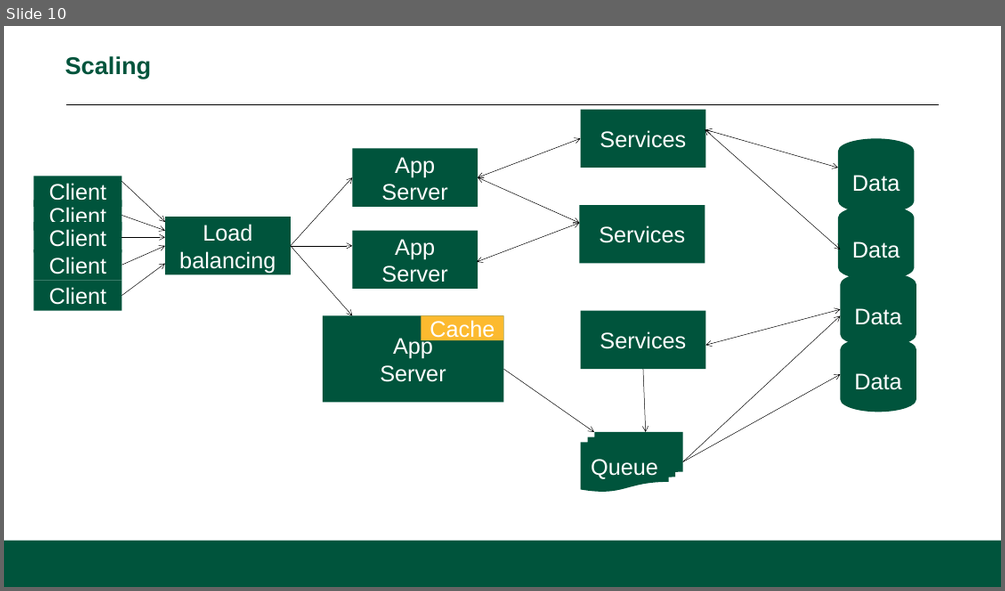
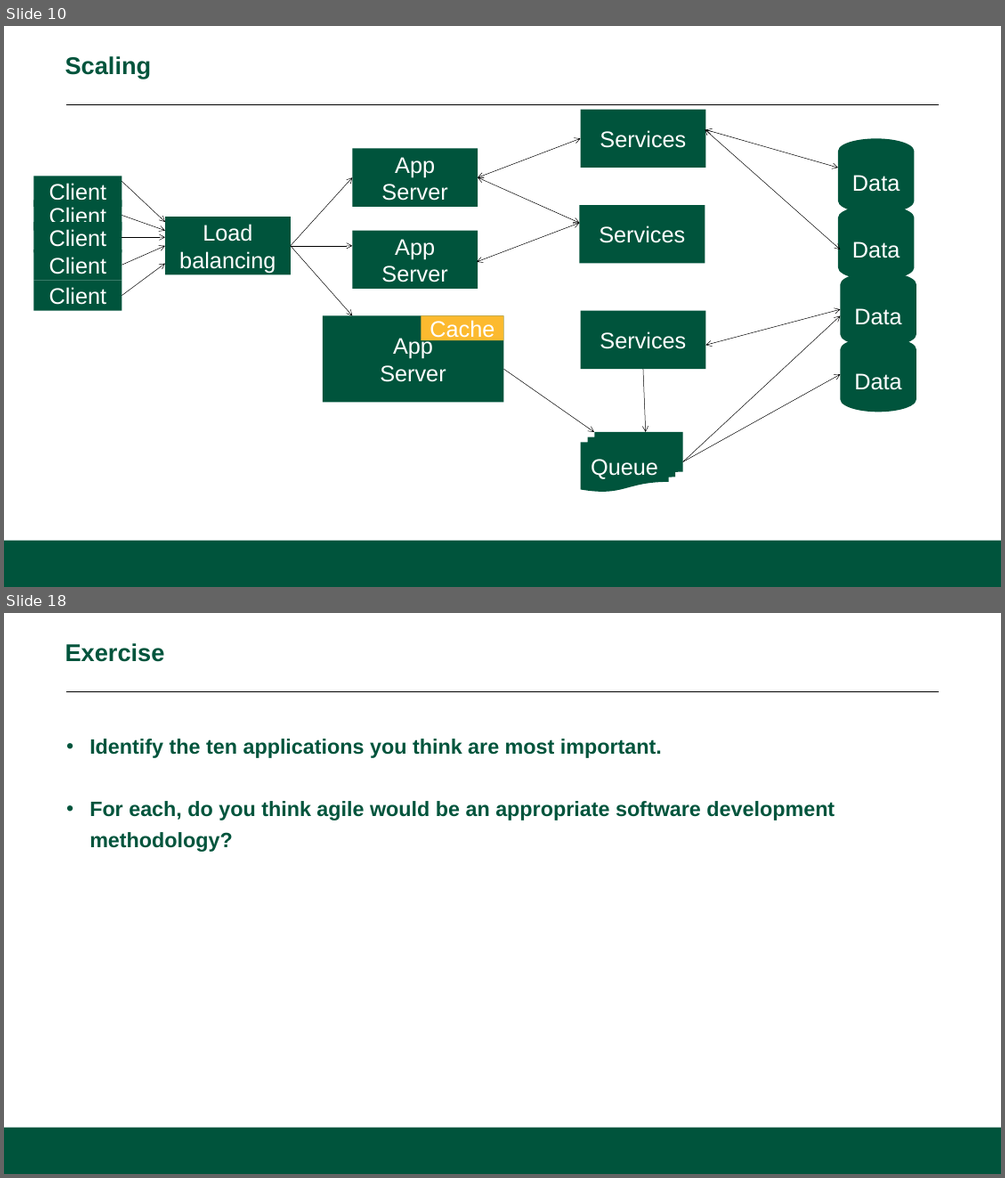
Before and after one commit to CS601-F15/lectures, a slide deck: slides/intro.pptx. Shown one above the other, each under a label of ours: slide 10 before the commit, slides 10 and 18 after it; the slides between them are not shown. The pictures are 1005x591 and 1005x1178 pixels, drawn with LibreOffice and Linux fonts; fonts in the diff are those of the drawing; background and template pictures are left out. Boxes give left, top, right and bottom in pixels: in the first picture for what was removed or moved away, otherwise in the second. Text is boxed around its words. In the diff, an @@ line names an element or a change of style, - is before the commit and + after.

```diff
--- a/slides/intro.pptx
+++ b/slides/intro.pptx
@@ slide 18 added at [4, 613, 1001, 1174], background #FFFFFF; not listed: 2 template elements that a slide beside it also shows @@
@@ title added at [65, 643, 165, 662], 28 pt, text #00543C, bold @@
+Exercise
@@ text added at [89, 738, 834, 852], 24 pt, text #00543C, bold @@
+• Identify the ten applications you think are most important.
+• For each, do you think agile would be an appropriate software development methodology?
```
Also in this commit, not shown: 7 other slides added.
